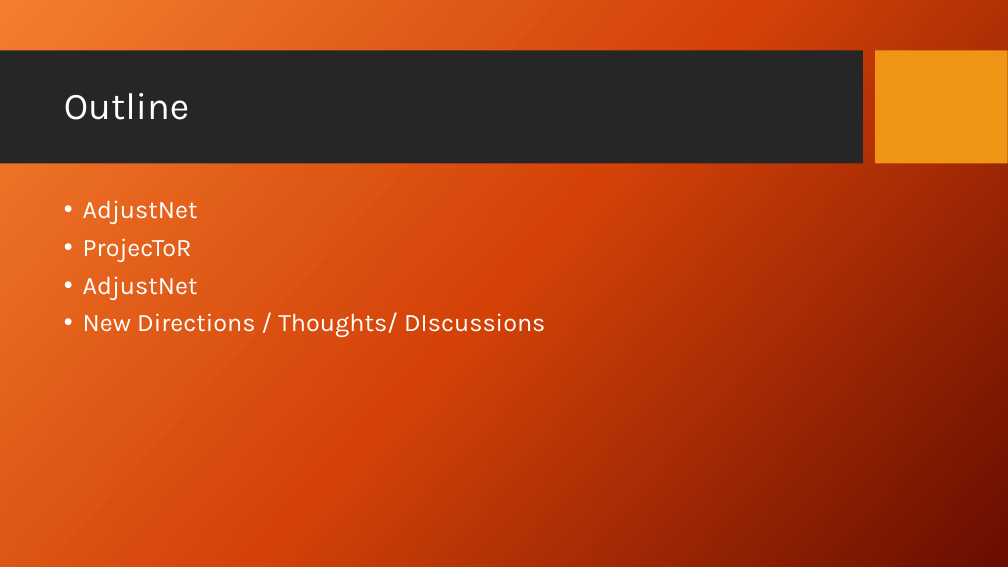
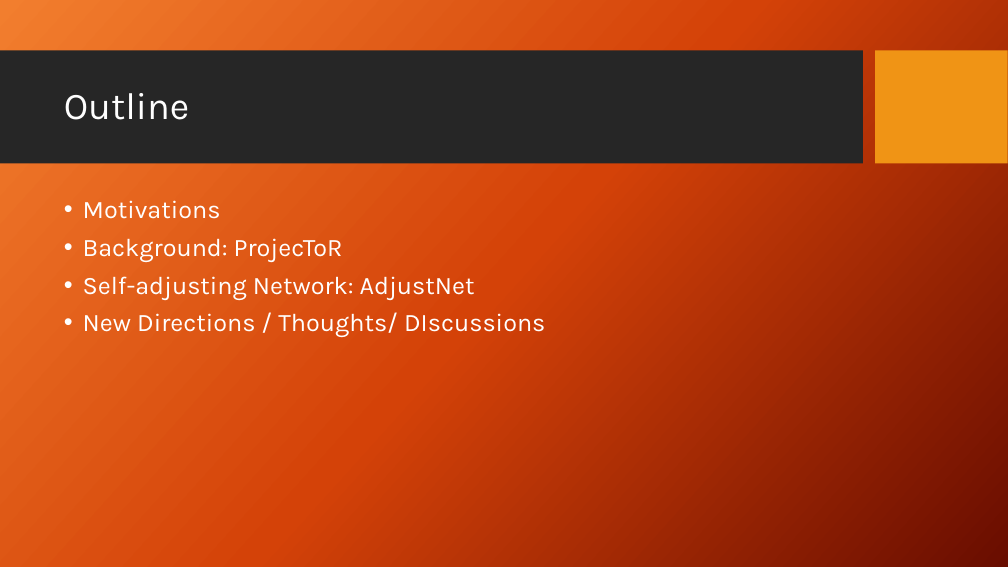
Before and after one commit to subhrendu1987/Presentations, a slide deck: slide 2 of ReadingGroup/ReadingGroup-AdjustNet.pptx. Drawn at 1008x567 pixels with LibreOffice and Linux fonts; fonts in the diff are those of the drawing; background and template pictures are left out. Boxes give left, top, right and bottom in pixels: in the first picture for what was removed or moved away, otherwise in the second. Text is boxed around its words. In the diff, an @@ line names an element or a change of style, - is before the commit and + after.

```diff
--- a/ReadingGroup/ReadingGroup-AdjustNet.pptx
+++ b/ReadingGroup/ReadingGroup-AdjustNet.pptx
@@ text at [83, 200, 475, 300]: text changed @@
-• AdjustNet
-• ProjecToR
-• AdjustNet
+• Motivations
+• Background: ProjecToR
+• Self-adjusting Network: AdjustNet
```
Also in this commit, not shown: 8 slides added, 1 slide removed.
